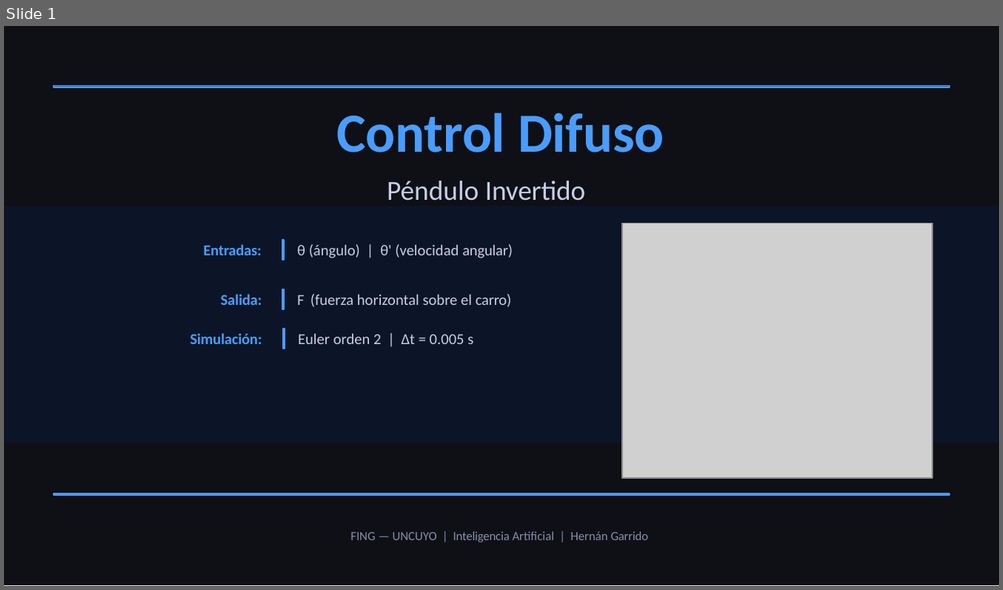
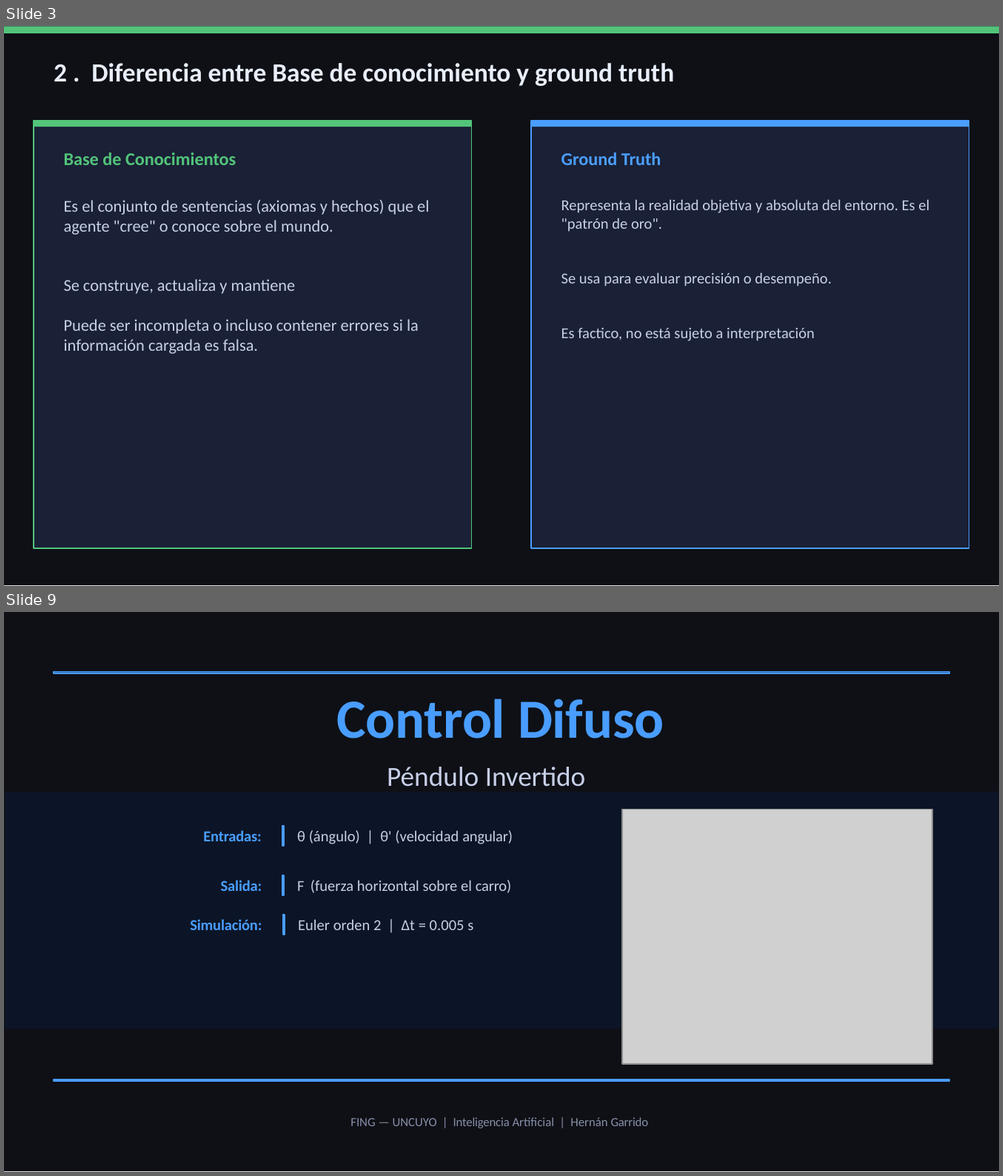
Before and after one commit to Juan-Stella/IA2, a slide deck: Unidad 2/Codigos_Juan/pendulo_fam.pptx. Shown one above the other, each under a label of ours: slide 1 before the commit, slides 3 and 9 after it; the slides between them are not shown. The pictures are 1003x590 and 1003x1176 pixels, drawn with LibreOffice and Linux fonts; fonts in the diff are those of the drawing; grey boxes stand for pictures. Boxes give left, top, right and bottom in pixels: in the first picture for what was removed or moved away, otherwise in the second. Text is boxed around its words. In the diff, an @@ line names an element or a change of style, - is before the commit and + after.

```diff
--- a/Unidad 2/Codigos_Juan/pendulo_fam.pptx
+++ b/Unidad 2/Codigos_Juan/pendulo_fam.pptx
@@ slide 3 added at (4,26,999,586), background #FFFFFF; not listed: 1 template element that a slide beside it also shows @@
@@ rectangle added at (4,26,999,33), fill #52C47A @@
@@ text added at (54,63,674,86), 19 pt, text #E8EDF8, bold @@
+2 . Diferencia entre Base de conocimiento y ground truth
@@ rectangle added at (34,121,472,548), fill #1A2035, outline #52C47A 1 pt @@
@@ rectangle added at (34,121,472,127), fill #52C47A @@
@@ rectangle added at (531,121,969,548), fill #1A2035, outline #4A9EFF 1 pt @@
@@ rectangle added at (531,121,969,127), fill #4A9EFF @@
@@ text added at (64,153,236,165), 13 pt, text #52C47A, bold @@
+Base de Conocimientos
@@ text added at (561,153,661,165), 13 pt, text #4A9EFF, bold @@
+Ground Truth
@@ text added at (64,200,429,354), 12 pt, text #C8D0E8 @@
+Es el conjunto de sentencias (axiomas y hechos) que el agente "cree" o conoce sobre el mundo.
+Se construye, actualiza y mantiene
+Puede ser incompleta o incluso contener errores si la información cargada es falsa.
@@ text added at (561,199,929,341), 11 pt, text #C8D0E8 @@
+Representa la realidad objetiva y absoluta del entorno. Es el "patrón de oro".
+Se usa para evaluar precisión o desempeño.
+Es factico, no está sujeto a interpretación
@@ what was slide 1 is now slide 9 @@
```
Also in this commit, not shown: 1 slide changed, 10 other slides added, 3 other files.
